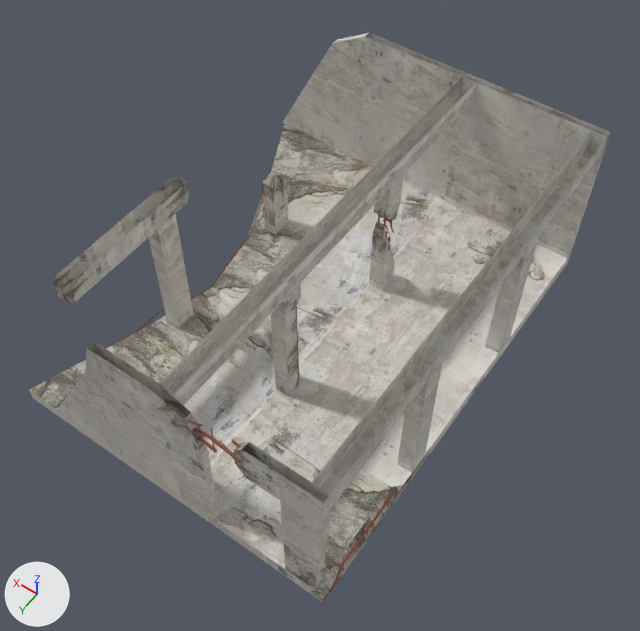
What one commit did to the FBX model vRRubbleBuilding.fbx.
Both versions are drawn from a 50 mm camera at (-3.0, 5.85, 9.3) aimed at (0.96, 0.3, 0.58). Every picture has the same lights, and +X, +Y and +Z are marked at lower left. Where no turn or scale is listed for an object, it has been applied to the vertices. Vertices at the same position are counted once.

Before the edit, the objects in view are built like this:
```python
me_cube_001 = bpy.data.meshes.new('Cube.001')
me_cube_001.from_pydata(...)  # 1057 vertices, 808 faces; spans x -1.06..4.0, y -3.0..3.02, z -0.2..2.2
me_cube_001.materials.append(mat_material)  # picture img_rubblebuilding_png
ob_cube = bpy.data.objects.new('Cube', me_cube_001)
ob_cube.location = (0.0, 0.0, 0.0)
```
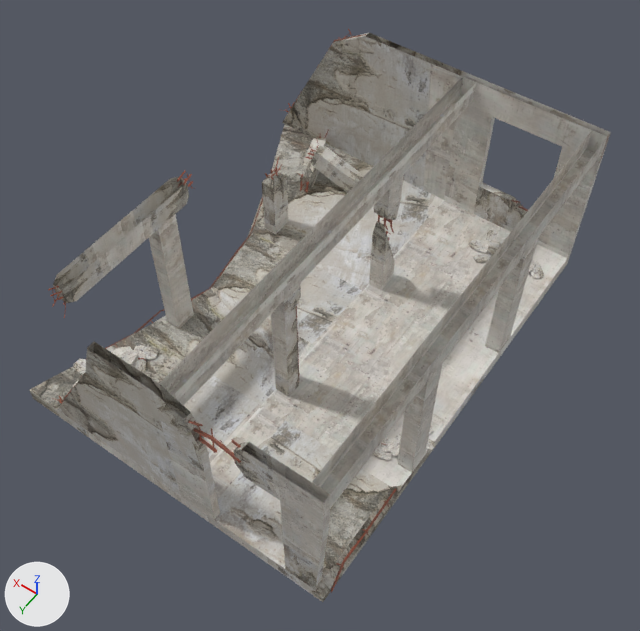
Where the change shows, as pixel boxes [x1, y1, x2, y2] in the pictures (640 x 631 px; the box of a moved part takes in the faces that stretch with it):
'Cube', reshaped
    before: [29, 33, 611, 602]
    after: [29, 29, 611, 602]
part 1 of me_cube_001, moved or reshaped
    before: [529, 259, 545, 280]
    after: [530, 260, 544, 279]
part 2 of me_cube_001, moved or reshaped
    before: [472, 252, 491, 264]
    after: [473, 252, 492, 263]
part 3 of me_cube_001, moved or reshaped
    before: [467, 238, 488, 254]
    after: [469, 239, 489, 253]
part 4 of me_cube_001, added
    after: [133, 345, 159, 360]
part 5 of me_cube_001, added
    after: [132, 351, 146, 373]
part 6 of me_cube_001, added
    after: [73, 359, 86, 375]
part 7 of me_cube_001, added
    after: [373, 447, 392, 460]
part 8 of me_cube_001, added
    after: [381, 437, 391, 452]
part 9 of me_cube_001, rebuilt
    before: [485, 238, 534, 259]
    after: [487, 240, 504, 255]
part 10 of me_cube_001, built on
    after: [267, 29, 611, 258]
part 11 of me_cube_001, built on
    after: [50, 288, 153, 404]
part 12 of me_cube_001, added
    after: [381, 426, 436, 456]
part 13 of me_cube_001, surface changed
    both: [29, 33, 398, 502]

Patch to the scene script:
```diff
--- a/vRRubbleBuilding.fbx.py
+++ b/vRRubbleBuilding.fbx.py
@@ me_cube_001 @@
-me_cube_001.from_pydata(...)  # 1057 vertices, 808 faces; spans x -1.06..4.0, y -3.0..3.02, z -0.2..2.2
+me_cube_001.from_pydata(...)  # 2620 vertices, 2038 faces; spans x -1.06..4.03, y -3.01..3.02, z -0.2..2.22
+# me_cube_001 part 1: the loose piece of 24 vertices spanning x -0.9..-0.57, y -2.61..-2.27, z 0.0..0.04 is scaled about its middle by 0.867
+# me_cube_001 part 2: the loose piece of 24 vertices spanning x -0.2..0.1, y -2.43..-2.07, z 0.0..0.04 is scaled about its middle by 0.867
+# me_cube_001 part 3: the loose piece of 24 vertices spanning x -0.08..0.28, y -2.48..-2.25, z -0.02..0.09 is scaled about its middle by 0.867
+# me_cube_001 part 4: the loose piece of 24 vertices spanning x -0.2..0.1, y -2.43..-2.07, z 0.0..0.04 is copied, and the copy is turned 143.3 degrees about the z axis through its middle and scaled by 0.867, then moved by (2.74, 3.99, 0.0); it spans x 2.52..2.86, y 1.63..1.86, z 0.0..0.04
+# me_cube_001 part 5: the loose piece of 24 vertices spanning x -0.72..-0.46, y -2.5..-2.14, z -0.02..0.09 is copied, and the copy is turned 66.1 degrees about the z axis through its middle and scaled by 0.867, then moved by (3.23, 4.24, 0.0); it spans x 2.49..2.79, y 1.77..2.07, z -0.01..0.08
+# me_cube_001 part 6: the loose piece of 24 vertices spanning x -0.9..-0.57, y -2.61..-2.27, z 0.0..0.04 is copied, and the copy is turned -135.7 degrees about the z axis through its middle and scaled by 0.867, then moved by (3.87, 4.81, 0.01); it spans x 2.98..3.3, y 2.28..2.46, z 0.01..0.05
+# me_cube_001 part 7: the loose piece of 24 vertices spanning x -0.9..-0.57, y -2.61..-2.27, z 0.0..0.04 is copied, and the copy is turned -117.7 degrees about the z axis through its middle and scaled by 0.617, then moved by (0.15, 3.65, 0.01); it spans x -0.71..-0.47, y 1.13..1.29, z 0.01..0.04
+# me_cube_001 part 8: the loose piece of 24 vertices spanning x -0.72..-0.46, y -2.5..-2.14, z -0.02..0.09 is copied, and the copy is turned -117.7 degrees about the z axis through its middle and scaled by 0.617, then moved by (0.03, 3.4, 0.0); it spans x -0.66..-0.46, y 0.97..1.19, z 0.0..0.07
+# me_cube_001 part 9: the loose piece of 24 vertices spanning x -0.65..0.02, y -2.65..-2.24, z 0.04..0.13 is rebuilt with 24 vertices and now spans x -0.62..-0.01, y -2.63..-2.26, z 0.04..0.13
+# me_cube_001 part 10: 2 vertices moved from x -0.67..-0.6, y -2.35..-2.27, z 0.08..0.09 to x -0.67..-0.6, y -2.35..-2.28, z 0.08..0.09; 10 vertices removed from x -0.69..0.96, y -2.36..-1.09, z 0.08..0.6; 681 vertices added at x -1.0..4.03, y -3.01..-0.96, z -0.02..2.2
+# me_cube_001 part 11: 4 vertices moved from x 3.03..3.08, y 1.25, z -0.16..-0.08 to x 3.01..3.1, y 1.24..1.25, z -0.15..-0.09; 5 vertices removed from x 3.03..3.07, y 1.25, z -0.17..-0.08; 441 vertices added at x 1.64..3.1, y 0.93..3.0, z -0.15..2.18
+# me_cube_001 part 12: 76 vertices added at x -1.05..-0.5, y 0.71..1.17, z 0.02..0.1
+# me_cube_001 part 13: 16 kept faces spanning x -1.0..4.0, y -3.0..3.0, z -0.2..2.2 get new texture (UV) coordinates
 me_cube_001.materials.append(mat_material)
```
